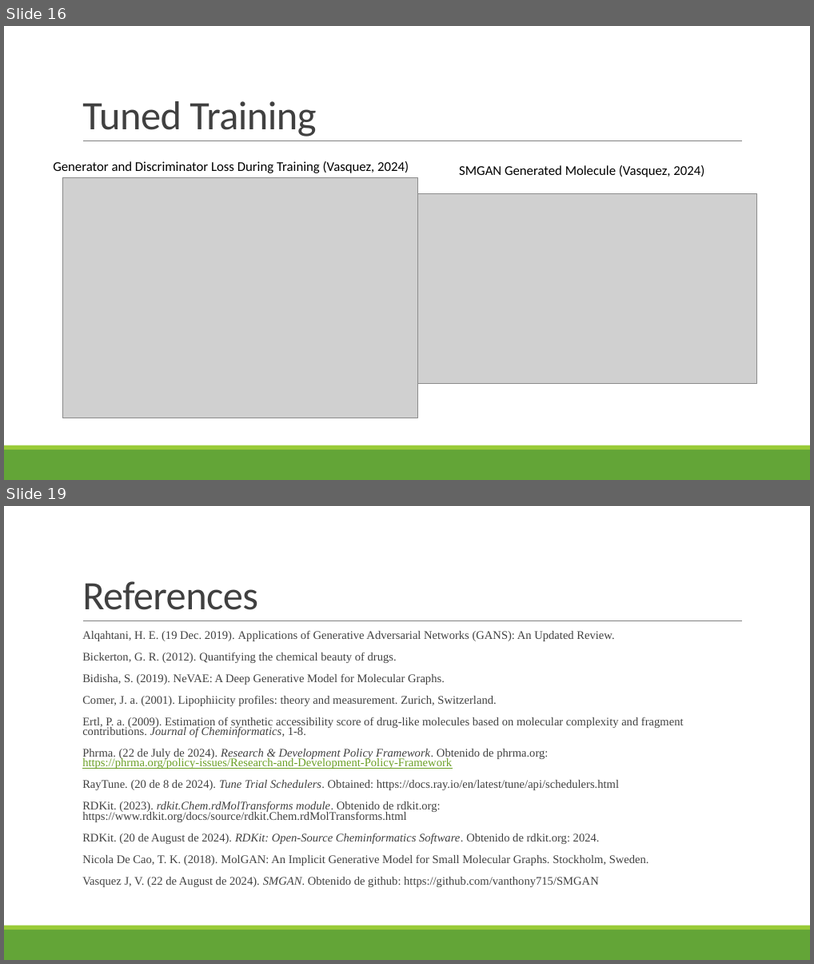
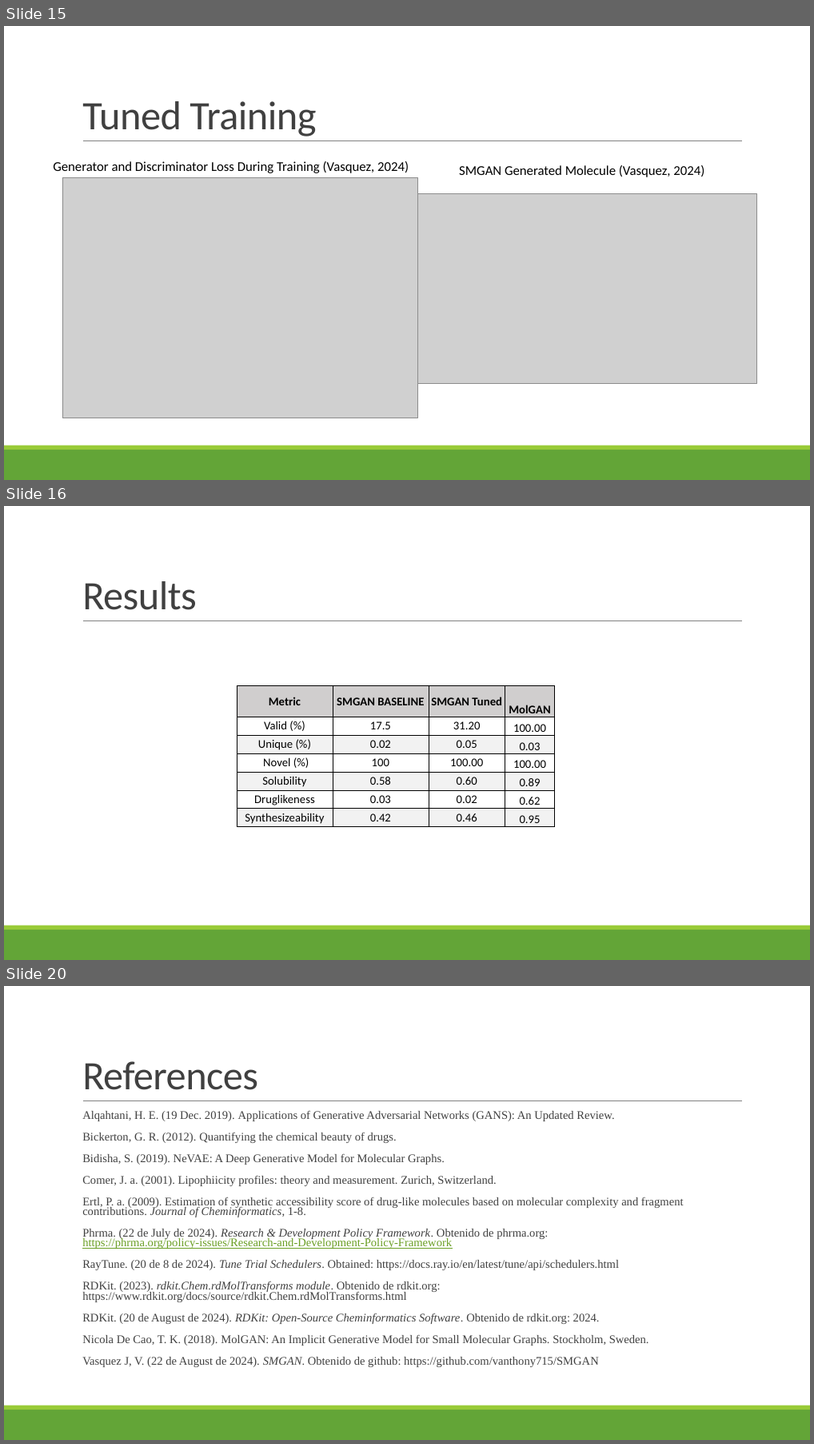
Before and after one commit to vanthony715/SMGAN, a slide deck: SMGAN.pptx. Shown one above the other, each under a label of ours: slides 16 and 19 before the commit, slides 15, 16 and 20 after it; the slides between them are not shown. The pictures are 814x964 and 814x1444 pixels, drawn with LibreOffice and Linux fonts; fonts in the diff are those of the drawing; grey boxes stand for pictures. Boxes give left, top, right and bottom in pixels: in the first picture for what was removed or moved away, otherwise in the second. Text is boxed around its words. In the diff, an @@ line names an element or a change of style, - is before the commit and + after.

```diff
--- a/SMGAN.pptx
+++ b/SMGAN.pptx
@@ slide 16 added at (4, 506, 810, 960), background #FFFFFF; not listed: 3 template elements that a slide beside it also shows @@
@@ title added at (82, 581, 197, 610), 48 pt, text #404040 @@
+Results
@@ table added at (237, 686, 556, 830), 7 rows, 4 columns @@
+Metric | SMGAN BASELINE | SMGAN Tuned | MolGAN
+Valid (%) | 17.5 | 31.20 | 100.00
+Unique (%) | 0.02 | 0.05 | 0.03
+Novel (%) | 100 | 100.00 | 100.00
+Solubility | 0.58 | 0.60 | 0.89
+Druglikeness | 0.03 | 0.02 | 0.62
+Synthesizeability | 0.42 | 0.46 | 0.95
@@ what was slide 16 is now slide 15 @@
@@ what was slide 19 is now slide 20 @@
```
Also in this commit, not shown: 3 slides changed, 3 other slides added, 3 slides removed, 5 other files.
